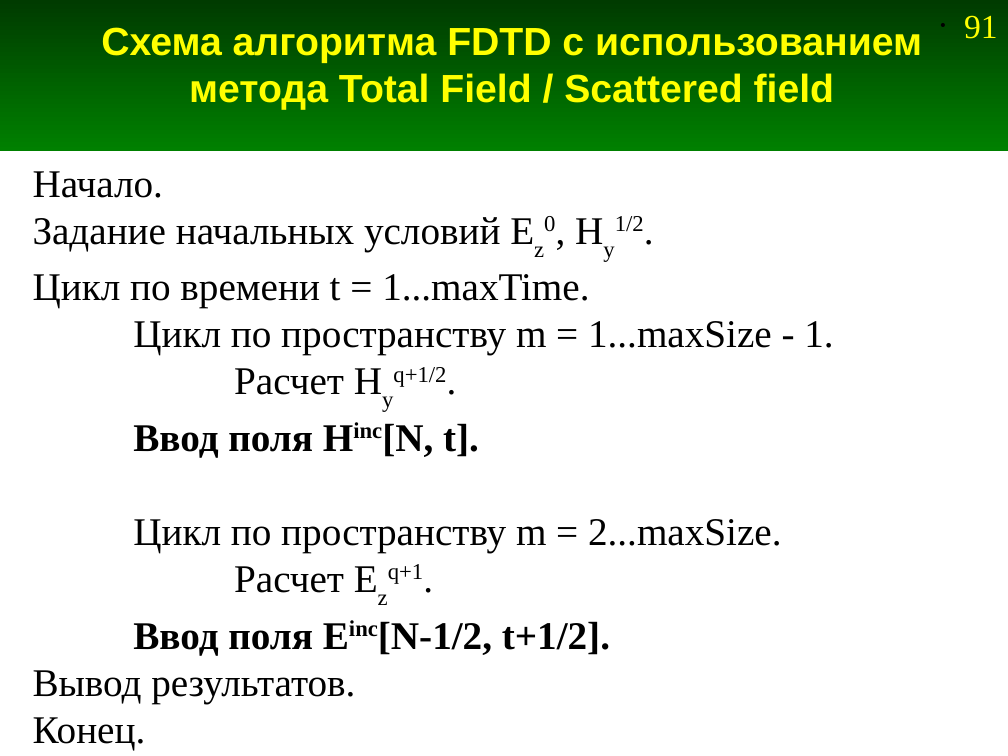
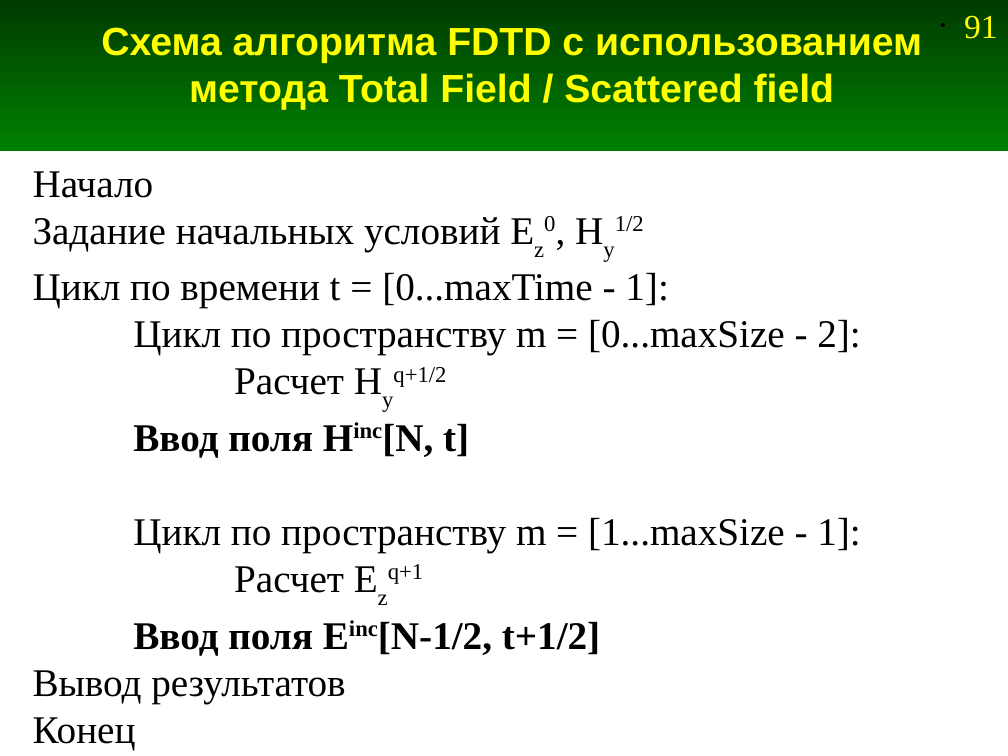
Before and after one commit to andris0147sv/modelling, a slide deck: slide 91 of presentations/2. FDTD.odp. Drawn at 1008x756 pixels with LibreOffice and Linux fonts; fonts in the diff are those of the drawing. Boxes give left, top, right and bottom in pixels: in the first picture for what was removed or moved away, otherwise in the second. Text is boxed around its words. In the diff, an @@ line names an element or a change of style, - is before the commit and + after.

```diff
--- a/presentations/2. FDTD.odp
+++ b/presentations/2. FDTD.odp
@@ text at <box>33,171,860,751</box>: text changed @@
-Начало.
-Задание начальных условий Ez0, Hy1/2.
-Цикл по времени t = 1...maxTime.
-Цикл по пространству m = 1...maxSize - 1.
-Расчет Hyq+1/2.
-Ввод поля Hinc[N, t].
-Цикл по пространству m = 2...maxSize.
-Расчет Ezq+1.
-Ввод поля Einc[N-1/2, t+1/2].
-Вывод результатов.
-Конец.
+Начало
+Задание начальных условий Ez0, Hy1/2
+Цикл по времени t = [0...maxTime - 1]:
+Цикл по пространству m = [0...maxSize - 2]:
+Расчет Hyq+1/2
+Ввод поля Hinc[N, t]
+Цикл по пространству m = [1...maxSize - 1]:
+Расчет Ezq+1
+Ввод поля Einc[N-1/2, t+1/2]
+Вывод результатов
+Конец
```
Also in this commit, not shown: 12 other slides changed.
